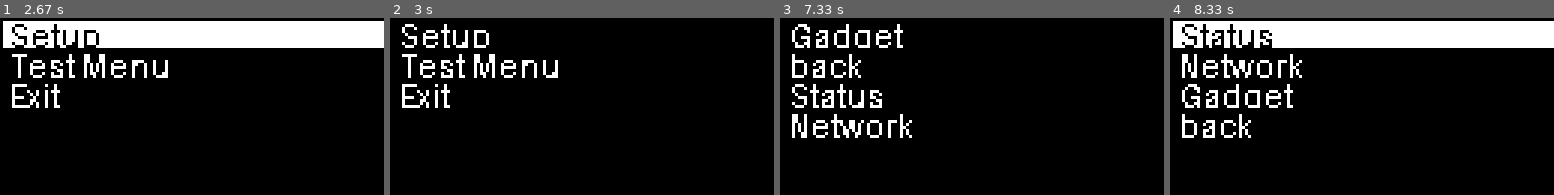
Above: before the commit, frames 1-4 (left to right).
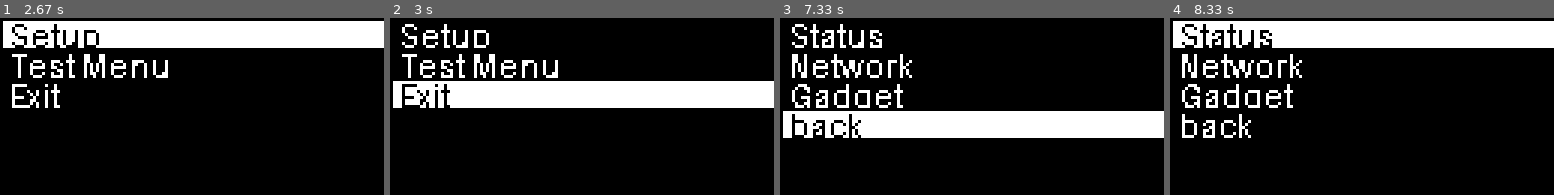
Above: after the commit, the same moments.

Repository: ProjectMakeIt/provkey-software
Game: pygame game, started from desktop.py
The game is run twice, just before and just after one commit, with the same random seed, the same clock (stepped at 60 frames per second) and the same inputs. The source is Python 2; it was converted automatically to run under Python 3.
Inputs:
- Up to frame 1 (2.67 s): hold Down 0.33-0.8 s; hold Up 0.83-1.3 s
- Up to frame 2 (3 s): hold Up from 2.83 s (still down)
- Up to frame 3 (7.33 s): release Up at 3.3 s; hold Down 3.33-3.7 s; hold Up 3.73-4.03 s; hold Down 4.07-4.37 s; hold Up 4.4-4.77 s; hold Down 4.8-5.17 s; hold Up 5.2-5.5 s; hold Down 5.53-5.83 s; hold Up 5.87-6.23 s; hold Down 6.27-6.63 s; tap Enter at 6.67 s; hold Up 7-7.3 s
- Up to frame 4 (8.33 s): hold Down 7.33-7.63 s; hold Up 7.67-8.03 s; hold Down from 8.07 s (still down)

Frame 1 is identical in both runs. In frame 2, 15% of the frame differs, in the area x 0-100%, y 35-51%; in frame 3, 19%, in the area x 0-100%, y 3-68%; in frame 4, nothing differs.

Commit message:
correct wrapping at the top of a short menu

Diff:
--- a/libs/menu.py
+++ b/libs/menu.py
@@ -16,6 +16,9 @@
     self.firstLine = 0
   def reset(self):
     self.currentLine=self.firstEntry
+    self.firstLine = 0
+    if self.firstLine<self.currentLine-5:
+        self.firstLine=self.currentLine-5
   def addLine(self,line,selectable=True):
     self.lines.append(line)
     self.selectable.append(selectable)
@@ -38,7 +41,10 @@
         self.firstLine=self.currentLine
     if self.currentLine<0:
       self.currentLine=len(self.lines)-1
-      self.firstLine=self.currentLine-5
+      if len(self.lines)-6<0:
+        self.firstLine=0
+      else:
+        self.firstLine=len(self.lines)-6
     if not self.selectable[self.currentLine]:
       self.up()
   def enter(self,ctl):
